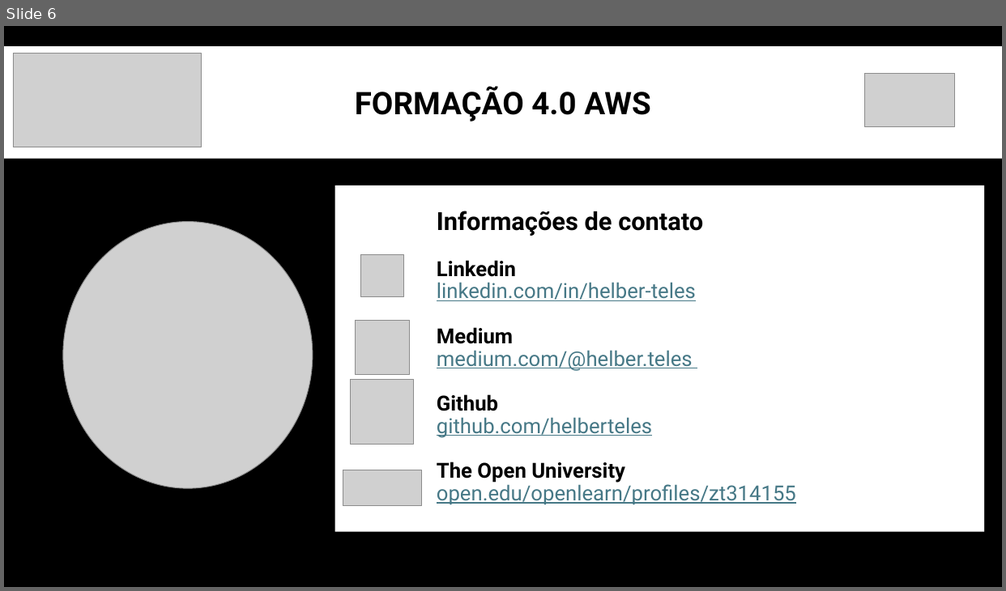
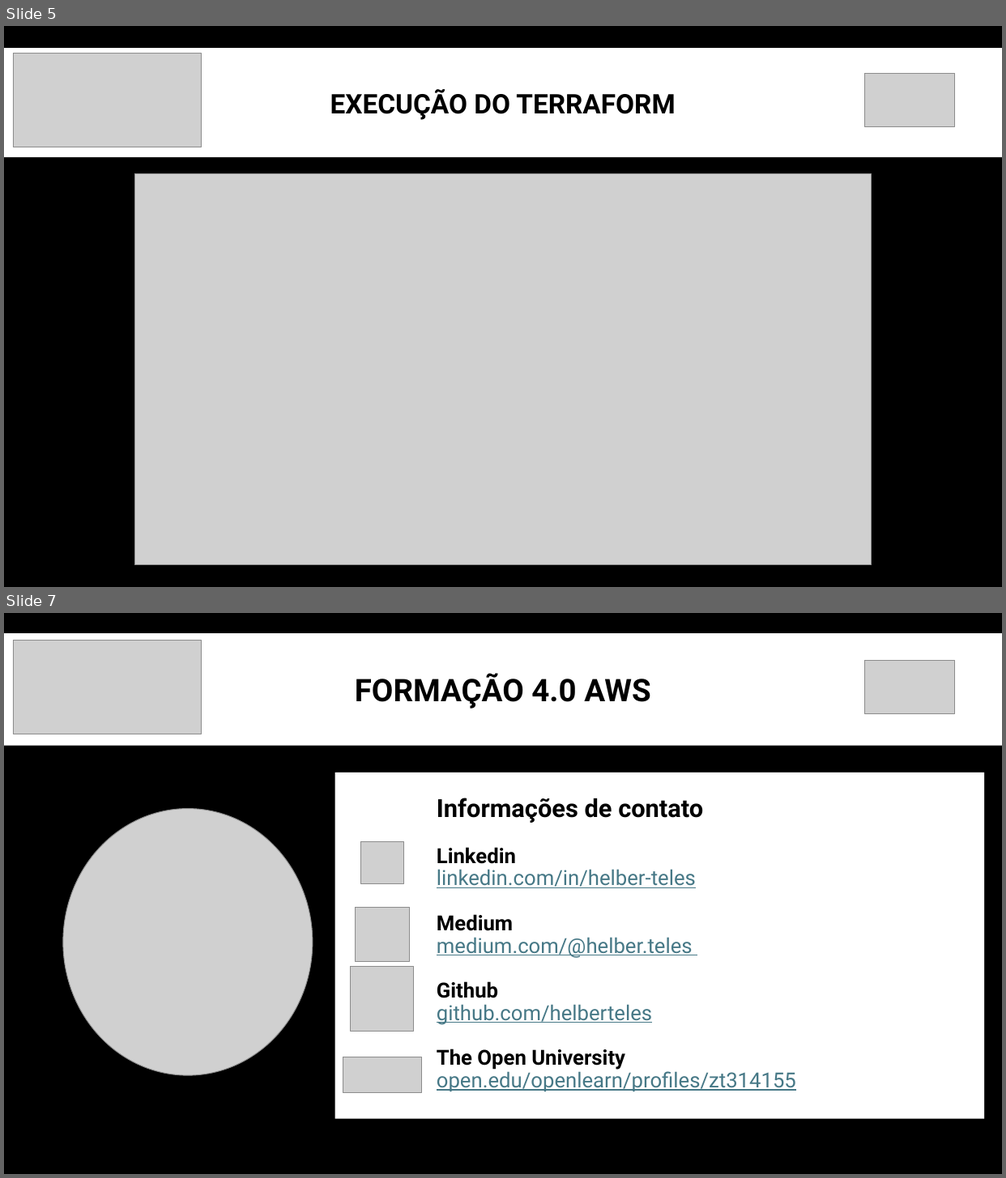
Before and after one commit to helberteles/formacao_aws, a slide deck: terraform/doc/Terraform.pptx. Shown one above the other, each under a label of ours: slide 6 before the commit, slides 5 and 7 after it; the slides between them are not shown. The pictures are 1006x591 and 1006x1178 pixels, drawn with LibreOffice and Linux fonts; fonts in the diff are those of the drawing; grey boxes stand for pictures. Boxes give left, top, right and bottom in pixels: in the first picture for what was removed or moved away, otherwise in the second. Text is boxed around its words. In the diff, an @@ line names an element or a change of style, - is before the commit and + after.

Commit message:
Upload ppt

```diff
--- a/terraform/doc/Terraform.pptx
+++ b/terraform/doc/Terraform.pptx
@@ slide 5 added at [4,26,1002,587], background #000000 @@
@@ rectangle added at [4,48,1002,157], fill #FFFFFF, 26 pt, text #000000, bold @@
+EXECUÇÃO DO TERRAFORM
@@ picture added at [13,53,201,148] @@
@@ picture added at [865,73,955,127] @@
@@ picture added at [135,174,872,565] @@
@@ what was slide 6 is now slide 7 @@
```
Also in this commit, not shown: 1 slide changed.
